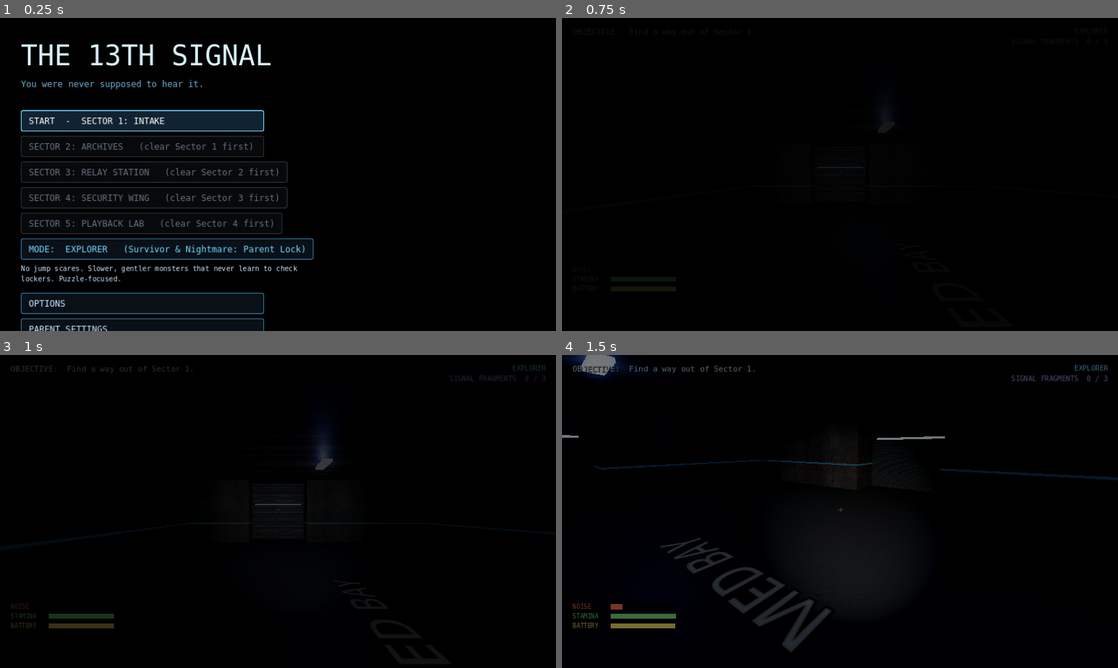
Above: before the commit, frames 1-4 (two rows, left to right).
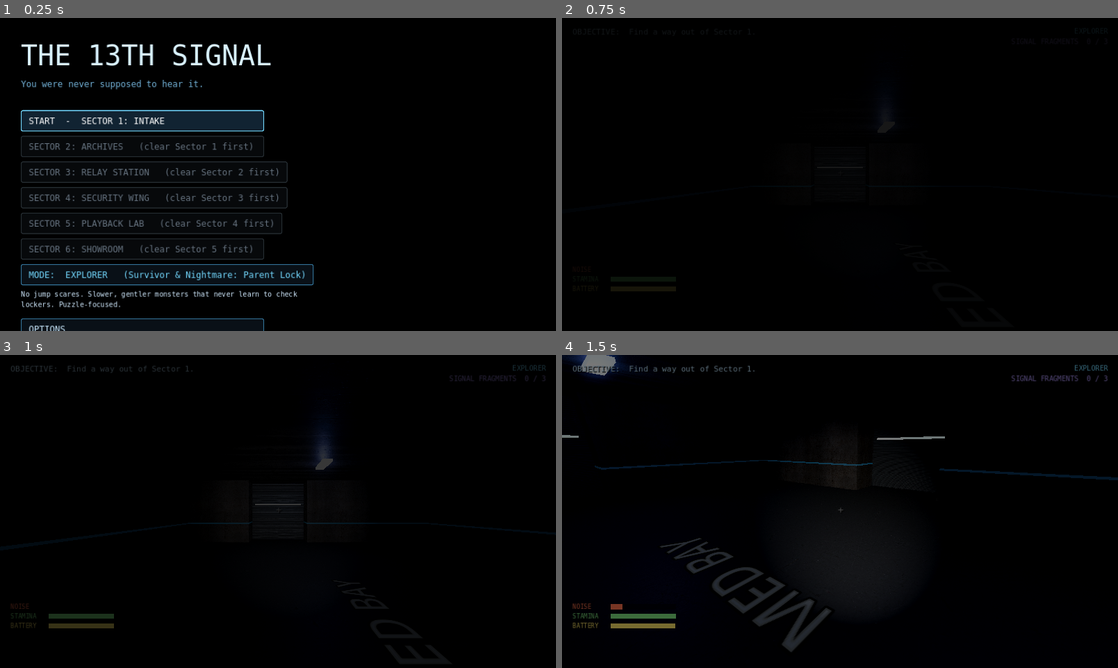
Above: after the commit, the same moments.

Repository: uberwulf-hub/13thSignal
Game: Godot game, scene res://scenes/main_menu.tscn
Two runs of this game, one before a commit and one after it. Both use one fixed random seed, a clock stepped at 60 frames per second and the inputs below.
Inputs (mouse positions are in pixels of both pictures, inside the frame that each line leads up to):
- Up to frame 1 (0.25 s): no input
- Up to frame 2 (0.75 s): click "START - SECTOR 1: INTAKE" at 0.5 s
- Up to frame 3 (1 s): no input
- Up to frame 4 (1.5 s): tap Enter at 1.25 s; move the mouse to (867, 511) at 1.27 s; hold W (move_forward) from 1.28 s (still down); hold E (interact) from 1.28 s (still down); click (867, 511) at 1.42 s

The runs differ from the first frame. In frame 1, 3.7% of the frame differs, in the area x 3-57%, y 70-100%; in frame 2, nothing differs; in frame 3, nothing differs; in frame 4, nothing differs.

Commit message:
Add Sector 6: Showroom, with mannequins and a failing power board
Rooms full of identical mannequins; some are the Replacement (1/2/3 by
mode, chosen at random among the marked spots). Light freezes them: in a
lit room they can't move even unseen. The power board carries only 2 of 4
circuits (WEST, EAST, STOCKROOM, ELEVATOR); each lights its room and powers
its shutter, and a third overloads the board (all dark, loud alarm, 4 s
reset). EAST + STOCKROOM for the elevator key, then WEST + ELEVATOR out.
The main hall has emergency lighting only. No ECHO in this sector.

Base: replacement_frozen() and _on_respawn() hooks; powered-off lights stay
off through flicker and blackouts; Replacement.random_pose() for props.
Smoke test now 104 checks.

Co-Authored-By: Claude Opus 5.5 <noreply@anthropic.com>
Claude-Session: https://claude.ai/code/session_01LKnPzMuJi5iBA3LvWP4G26

Diff:
--- /dev/null
+++ b/scenes/sector_6.tscn
@@ -0,0 +1,6 @@
+[gd_scene load_steps=2 format=3]
+
+[ext_resource type="Script" path="res://scripts/sector_6.gd" id="1"]
+
+[node name="Sector6" type="Node3D"]
+script = ExtResource("1")
--- a/scripts/game.gd
+++ b/scripts/game.gd
@@ -18,6 +18,7 @@
 	["SECTOR 3: RELAY STATION", "res://scenes/sector_3.tscn"],
 	["SECTOR 4: SECURITY WING", "res://scenes/sector_4.tscn"],
 	["SECTOR 5: PLAYBACK LAB", "res://scenes/sector_5.tscn"],
+	["SECTOR 6: SHOWROOM", "res://scenes/sector_6.tscn"],
 ]
 
 ## Everything that changes between the three modes lives here.
--- a/scripts/replacement.gd
+++ b/scripts/replacement.gd
@@ -186,6 +186,9 @@
 	if player.can_see(head) or player.can_see(chest):
 		_unseen = false
 		return   # Frozen while watched.
+	if sector.replacement_frozen(global_position):
+		_unseen = false
+		return   # Frozen in the light.
 	if not _unseen:
 		# You looked away: when you look back, it won't be standing the same way.
 		_unseen = true
@@ -226,6 +229,22 @@
 		sector.on_caught("replacement")
 
 
+## Put any mannequin model (a prop or the real thing) in a random pose.
+static func random_pose(model: Node3D, gentle: bool) -> void:
+	var arms: Array = model.get_meta("arms")
+	if arms.is_empty():
+		var body: Node3D = model.get_meta("body")
+		body.rotation = Vector3(0, randf_range(-0.6, 0.6), randf_range(-0.1, 0.1))
+		return
+	var pose: Array = POSES[randi() % (2 if gentle else POSES.size())]
+	for i in 2:
+		var arm: Node3D = arms[i]
+		var r: Vector2 = pose[i]
+		arm.rotation = Vector3(r.x, 0, r.y)
+	var head: Node3D = model.get_meta("head")
+	head.rotation = pose[2]
+
+
 func _new_pose() -> void:
 	# Explorer only ever gets the gentle head tilts.
 	var choices := 2 if Game.is_explorer() else POSES.size()
--- a/scripts/sector.gd
+++ b/scripts/sector.gd
@@ -1188,6 +1188,16 @@
 	return false
 
 
+## SECTOR HOOK: true where the Replacement can't move at all (Sector 6's lit rooms).
+func replacement_frozen(_pos: Vector3) -> bool:
+	return false
+
+
+## SECTOR HOOK: put sector-specific things back after you're caught.
+func _on_respawn() -> void:
+	pass
+
+
 ## SECTOR HOOK: true where your footsteps make no sound (Sector 4's jammers).
 func noise_muffled(_pos: Vector3) -> bool:
 	return false
@@ -1352,6 +1362,7 @@
 	replacement.reset_to(replacement_home)
 	if echo:
 		echo.lose_trail(Game.mode_data()["echo_delay"])
+	_on_respawn()
 	await get_tree().create_timer(0.8).timeout
 	player.frozen = false
 	paused_world = false
@@ -1379,11 +1390,13 @@
 		_blackout_t -= delta
 		if _blackout_t <= 0.0:
 			for l in lights:
+				if l.get("off", false):
+					continue   # a light with its power switched off stays off
 				l["light"].visible = true
 				l["fixture"].visible = true
 	else:
 		for l in lights:
-			if l["flicker"]:
+			if l["flicker"] and not l.get("off", false):
 				var on := randf() > 0.04
 				l["light"].visible = on
 				l["fixture"].visible = on
--- /dev/null
+++ b/scripts/sector_6.gd
@@ -0,0 +1,366 @@
+extends "res://scripts/sector.gd"
+## SECTOR 6: SHOWROOM.
+##
+## Rooms full of identical mannequins. Most are props. Some are the
+## Replacement: 1 in Explorer (it creeps but never catches you), 2 in
+## Survivor, 3 in Nightmare. You can't tell which until one has moved.
+## LIGHT FREEZES THEM: in a lit room they can't move at all. In a dark room
+## they move whenever you look away.
+##
+## The power board in the main hall has four circuits (WEST showroom, EAST
+## showroom, STOCKROOM, ELEVATOR) and can only carry TWO at once. A circuit
+## lights its room and powers its shutter. Switch on a third and the board
+## overloads: everything goes dark and an alarm goes off.
+##
+## The escape route:
+##   1. EAST + STOCKROOM: through the east showroom into the stockroom for the
+##      elevator key.
+##   2. Back at the board: WEST + ELEVATOR, through the west showroom to the
+##      elevator. Every time you switch, the room you leave goes dark and its
+##      mannequins wake up. The main hall only has emergency lighting.
+
+## Map legend (on top of the base's):
+##  Z  power board     e/s/w  shutters on the EAST / STOCKROOM / WEST circuit
+##  q  mannequin (always a prop)   m  mannequin (may be the Replacement)
+##  u  elevator key
+const MAP_6 := [
+	"###############################",
+	"#....#########.q....q...f#....#",
+	"#.P..#########...q.....q.#....#",
+	"#....#########.....m.q...s..u.#",
+	"#i...#########..q.....q..#....#",
+	"#....#########....q......#...f#",
+	"##D################e###########",
+	"#....L....Z...................#",
+	"#....................M........#",
+	"#.............i............L..#",
+	"#######w################D######",
+	"#f....q......m..####..........#",
+	"#.q......q....q.#..#.........L#",
+	"#..........q....XE.#.....i....#",
+	"#....q..m.......#..#..........#",
+	"#..q........q...####L.........#",
+	"###############################",
+]
+
+const ROOMS_6 := [
+	["ARRIVAL", Rect2i(1, 1, 4, 5)],
+	["EAST SHOWROOM", Rect2i(14, 1, 11, 5)],
+	["STOCKROOM", Rect2i(26, 1, 4, 5)],
+	["MAIN HALL", Rect2i(1, 7, 29, 3)],
+	["WEST SHOWROOM", Rect2i(1, 11, 15, 5)],
+	["ELEVATOR", Rect2i(17, 12, 2, 3)],
+	["SERVICE ROOM", Rect2i(20, 11, 10, 5)],
+]
+
+const CIRCUITS := ["WEST", "EAST", "STOCKROOM", "ELEVATOR"]
+const CAPACITY := 2
+## Which room each circuit lights, and which shutter it powers.
+const CIRCUIT_ROOM := {"WEST": "WEST SHOWROOM", "EAST": "EAST SHOWROOM", "STOCKROOM": "STOCKROOM", "ELEVATOR": "ELEVATOR"}
+const SHUTTER_CIRCUIT := {"w": "WEST", "e": "EAST", "s": "STOCKROOM"}
+
+const FRAGMENT_TEXT_6 := [
+	"\"We made forty mannequins for the showroom. This morning I counted forty-one.\"",
+	"\"It doesn't move in the light. So we left the lights on. Then the power started failing.\"",
+	"\"If one of them is facing you, and you don't remember it facing you, leave.\"",
+]
+
+const Replacement2 := preload("res://scripts/replacement.gd")
+
+var power: Dictionary = {"WEST": false, "EAST": false, "STOCKROOM": false, "ELEVATOR": false}
+var switch_lamps: Dictionary = {}     # circuit -> material
+var zone_doors: Dictionary = {}       # door -> circuit
+var mannequins: Array = []            # active Replacements
+var _r_spots: Array[Vector2i] = []
+var has_key := false
+var _blackout_board := 0.0
+
+
+func _configure() -> void:
+	sector_id = 6
+	sector_title = "SECTOR 6  -  SHOWROOM"
+	next_scene = "res://scenes/sector_7.tscn"
+	map = MAP_6
+	rooms = ROOMS_6
+	fragment_text = FRAGMENT_TEXT_6
+	no_wander_rooms = ["ELEVATOR", ""]
+	echo_enabled = false
+
+
+func _setup_puzzles() -> void:
+	pass
+
+
+func _solid_chars() -> Array:
+	return ["#", "V", "K", "X", "e", "s", "w", "Z"]
+
+
+# ================================================================= objects
+
+func _custom_cell(k: String, cell: Vector2i) -> void:
+	var p := cell_to_world(cell)
+	match k:
+		"q":
+			var m := Replacement2.build_model()
+			add_child(m)
+			m.position = p + Vector3(randf_range(-0.5, 0.5), 0, randf_range(-0.5, 0.5))
+			m.rotation.y = randf() * TAU
+			Replacement2.random_pose(m, false)
+		"m":
+			_r_spots.append(cell)
+		"e", "s", "w":
+			var d := Door.new()
+			d.position = p
+			add_child(d)
+			d.setup(self, cell, ch(cell + Vector2i(-1, 0)) == "#" and ch(cell + Vector2i(1, 0)) == "#", "gate")
+			doors[cell] = d
+			zone_doors[d] = SHUTTER_CIRCUIT[k]
+		"Z":
+			_spawn_board(cell)
+		"u":
+			_spawn_key(cell)
+
+
+func _spawn_board(cell: Vector2i) -> void:
+	var wp := wall_point(cell, 1.5)
+	var p: Vector3 = wp[0]
+	var n: Vector3 = wp[1]
+	var right := (-n).cross(Vector3.UP)
+	var panel := _box(Vector3(2.6, 1.4, 0.12), p + n * 0.06, _mat(Color(0.22, 0.24, 0.22), 0.6, 0.5))
+	panel.rotation.y = atan2(n.x, n.z)
+	_label("POWER BOARD  -  MAX %d CIRCUITS" % CAPACITY, p + n * 0.14 + Vector3(0, 0.55, 0), n, 30, Color(1.0, 0.8, 0.3), 0.004)
+	for i in CIRCUITS.size():
+		var circuit: String = CIRCUITS[i]
+		var sp := p + n * 0.14 + right * ((i - 1.5) * 0.6)
+		_label(circuit, sp + Vector3(0, -0.42, 0), n, 22, Color(0.85, 0.9, 1.0), 0.004)
+		var lamp_mat := _glow(Color(0.25, 0.05, 0.05), 1.0)
+		_box(Vector3(0.12, 0.12, 0.04), sp + Vector3(0, 0.25, 0), lamp_mat)
+		switch_lamps[circuit] = lamp_mat
+		var it := Interactable.new()
+		it.position = sp
+		add_child(it)
+		_box(Vector3(0.14, 0.32, 0.1), Vector3.ZERO, _mat(Color(0.6, 0.6, 0.62), 0.4, 0.8), it)
+		_shape_for(it, Vector3(0.45, 0.6, 0.3))
+		it.prompt_text = "Switch the %s circuit" % circuit
+		it.on_use = func(): flip(circuit)
+
+
+func _spawn_key(cell: Vector2i) -> void:
+	var p := cell_to_world(cell)
+	_table(p)
+	var it := Interactable.new()
+	it.position = p + Vector3(0, 0.86, 0)
+	add_child(it)
+	_box(Vector3(0.22, 0.01, 0.14), Vector3.ZERO, _glow(Color(1.0, 0.85, 0.2), 2.0), it)
+	_shape_for(it, Vector3(0.5, 0.3, 0.5))
+	it.prompt_text = "Take the elevator key"
+	it.on_use = func():
+		has_key = true
+		Sound.play("pickup", -4.0)
+		hud.toast("Got the ELEVATOR KEY.")
+		hud.set_objective("Get to the elevator: through the WEST showroom. It needs the ELEVATOR circuit.")
+		hud.say("ai", "The elevator is past the west showroom. You'll need its circuit, and the west lights.")
+		hud.say("unknown", "...you left the east lights on. or did you.")
+		it.queue_free()
+
+
+func _spawn_actors() -> void:
+	super._spawn_actors()
+	# Some of the mannequins are the Replacement. Which ones is random.
+	var count: int = [1, 2, 3][Game.mode]
+	_r_spots.shuffle()
+	for i in _r_spots.size():
+		var cell: Vector2i = _r_spots[i]
+		if i < count:
+			var r := Replacement2.new()
+			add_child(r)
+			r.global_position = cell_to_world(cell)
+			r.setup(self)
+			r.set_meta("home", cell_to_world(cell))
+			r.rotation.y = randf() * TAU
+			r.active = true
+			mannequins.append(r)
+		else:
+			var m := Replacement2.build_model()
+			add_child(m)
+			m.position = cell_to_world(cell)
+			m.rotation.y = randf() * TAU
+			Replacement2.random_pose(m, false)
+
+
+func _on_respawn() -> void:
+	for r in mannequins:
+		r.reset_to(r.get_meta("home"))
+
+
+# ================================================================== power
+
+func flip(circuit: String) -> void:
+	if _blackout_board > 0.0:
+		hud.toast("The board is still resetting...", 2.0)
+		return
+	if power[circuit]:
+		power[circuit] = false
+		Sound.play_at("breaker", player.global_position, -2.0, 0.8)
+	else:
+		var on := 0
+		for c in power:
+			if power[c]:
+				on += 1
+		if on >= CAPACITY:
+			_overload()
+			return
+		power[circuit] = true
+		Sound.play_at("breaker", player.global_position, -2.0, 1.2)
+		Sound.play("power_on", -10.0, 1.6)
+	_apply_power()
+
+
+func _overload() -> void:
+	for c in power:
+		power[c] = false
+	_blackout_board = 4.0
+	Sound.play("alarm", 2.0)
+	emit_noise(player.global_position, 30.0, false)
+	hud.toast("OVERLOAD! Too many circuits. Everything just went dark - and that alarm was loud.", 4.5)
+	hud.say("echo", "Turn them all on. Quickly.")
+	_apply_power()
+
+
+func _apply_power() -> void:
+	for c in switch_lamps:
+		var lamp: StandardMaterial3D = switch_lamps[c]
+		lamp.albedo_color = Color(0.2, 1.0, 0.4) if power[c] else Color(0.25, 0.05, 0.05)
+		lamp.emission = lamp.albedo_color
+		lamp.emission_energy_multiplier = 3.0 if power[c] else 1.0
+	for l in lights:
+		var room: String = l["room"]
+		var light: OmniLight3D = l["light"]
+		var fx: MeshInstance3D = l["fixture"]
+		var circuit := _circuit_of(room)
+		if circuit == "":
+			if room == "MAIN HALL":
+				# Emergency lighting only: dim red.
+				light.light_color = Color(1.0, 0.25, 0.2)
+				light.light_energy = 0.35 * float(l["mult"])
+				fx.material_override = _glow(Color(1.0, 0.2, 0.15), 1.0)
+			continue
+		var lit: bool = power[circuit] and _blackout_board <= 0.0
+		l["off"] = not lit
+		light.visible = lit
+		light.light_color = Color(1.0, 0.95, 0.85)
+		light.light_energy = 1.2 * float(l["mult"])
+		light.omni_range = 9.0
+		fx.material_override = _glow(Color(1.0, 0.95, 0.85), 2.5) if lit else _glow(Color(0.1, 0.1, 0.1), 0.2)
+	if power["ELEVATOR"] and has_key and exit_door and not exit_door.unlocked:
+		exit_door.unlocked = true
+		exit_door.stay_open = true
+		exit_open = true
+		unlock_cell(exit_door.cell)
+		exit_door.open(true)
+		hud.set_objective("Get in the elevator!")
+
+
+func _circuit_of(room: String) -> String:
+	for c in CIRCUIT_ROOM:
+		if CIRCUIT_ROOM[c] == room:
+			return c
+	return ""
+
+
+func lit_at(pos: Vector3) -> bool:
+	var circuit := _circuit_of(room_at(world_to_cell(pos)))
+	return circuit != "" and power[circuit] and _blackout_board <= 0.0
+
+
+func replacement_frozen(pos: Vector3) -> bool:
+	return lit_at(pos)
+
+
+func _update_shutters() -> void:
+	var pcell := world_to_cell(player.global_position)
+	for d in zone_doors:
+		var want: bool = power[zone_doors[d]] and _blackout_board <= 0.0
+		if want and not d.stay_open:
+			d.unlocked = true
+			d.stay_open = true
+			unlock_cell(d.cell)
+			d.open(true)
+		elif not want and d.stay_open:
+			if pcell == d.cell:
+				continue   # never shut on you
+			d.stay_open = false
+			d.unlocked = false
+			d.close()
+			grid.set_point_solid(d.cell, true)
+
+
+func gate_prompt(door: Node) -> String:
+	var circuit: String = zone_doors.get(door, "")
+	return "Shutter: needs the %s circuit (power board, main hall)" % circuit
+
+
+func gate_interact(door: Node) -> void:
+	Sound.play_at("locked", door.global_position, -2.0)
+	hud.toast("No power. Switch on its circuit at the power board in the main hall.")
+
+
+func exit_prompt(door: Node) -> String:
+	if door.unlocked:
+		return ""
+	if not has_key:
+		return "Elevator: locked (needs the key from the stockroom)"
+	return "Elevator: needs the ELEVATOR circuit"
+
+
+func exit_interact(door: Node) -> void:
+	Sound.play_at("locked", door.global_position, -2.0)
+	hud.toast("The elevator needs its key AND its circuit switched on." if not has_key else "Switch on the ELEVATOR circuit at the power board.")
+
+
+func _check_clues() -> void:
+	pass
+
+
+# =================================================================== story
+
+func _intro() -> void:
+	_apply_power()
+	hud.set_objective("Find the power board in the main hall.")
+	hud.add_clue("The power board carries only 2 circuits at once. A third overloads it.")
+	hud.add_clue("Mannequins can't move in a lit room. In the dark, they move when you look away.")
+	await get_tree().create_timer(1.6).timeout
+	hud.say("ai", "Sector 6: the showroom. This is where they tested the Replacement.")
+	hud.say("ai", "There are dozens of mannequins down here. Most of them are only mannequins.")
+	hud.say("ai", "They cannot move in the light. The power board can carry two circuits at a time. Choose carefully.")
+	hud.say("unknown", "...which one of us moved?")
+
+
+func _process(delta: float) -> void:
+	super._process(delta)
+	if ended or player == null:
+		return
+	if _blackout_board > 0.0:
+		_blackout_board -= delta
+		if _blackout_board <= 0.0:
+			hud.toast("The board has reset. Switch your circuits back on.", 3.0)
+			_apply_power()
+	_update_shutters()
+
+
+func _entered_room(room: String) -> void:
+	match room:
+		"MAIN HALL":
+			listener.set_physics_process(true)
+			hud.set_objective("Use the power board: EAST + STOCKROOM gets you to the elevator key.")
+			hud.say("ai", "Only emergency lights in the hall. Something here hunts by sound, as always.")
+		"EAST SHOWROOM":
+			if not power["EAST"]:
+				hud.say("ai", "It's dark in here. Keep your light on them.")
+		"WEST SHOWROOM":
+			hud.say("unknown", "they're all facing the door now.")
+
+
+func _end_story() -> String:
+	return ("As the elevator doors closed, every mannequin in the showroom was facing you.\n"
+		+ "You hadn't seen a single one of them move.\n\nSector 7 is waiting below.")
--- a/tests/smoke_test.gd
+++ b/tests/smoke_test.gd
@@ -423,6 +423,55 @@
 	s.queue_free()
 	await wait(0.3)
 
+	check(Game.sector_unlocked >= 6, "clearing Sector 5 unlocks Sector 6")
+
+	# --- Sector 6: mannequins and the power board (Survivor) ---
+	Game.scary_unlocked = true
+	Game.mode = Game.Mode.SURVIVOR
+	s = load("res://scenes/sector_6.tscn").instantiate()
+	add_child(s)
+	await wait(1.0)
+	s.listener.set_physics_process(false)
+	s.listener.reset_to(s.cell_to_world(Vector2i(1, 8)))
+	check(s.mannequins.size() == 2, "Survivor has 2 real mannequins among the props")
+	for r in s.mannequins:
+		r.active = false
+	var east = s.doors[Vector2i(19, 6)]
+	check(not east.is_open, "showroom shutters start shut (no power)")
+	s.flip("EAST")
+	await wait(0.2)
+	check(east.is_open, "switching on the EAST circuit opens its shutter")
+	s.flip("STOCKROOM")
+	s.flip("WEST")
+	await wait(0.2)
+	check(not s.power["EAST"] and not s.power["STOCKROOM"] and not east.is_open, "a third circuit overloads the board and everything goes dark")
+	await wait(4.3)
+	s.flip("EAST")
+	s.flip("STOCKROOM")
+	await wait(0.2)
+	check(s.lit_at(s.cell_to_world(Vector2i(20, 2))) and not s.lit_at(s.cell_to_world(Vector2i(5, 13))), "a powered room is lit; the others are dark")
+	var m0 = s.mannequins[0]
+	m0.active = true
+	s.player.global_position = s.cell_to_world(Vector2i(21, 4))
+	s.player.look_at_yaw(0.0)
+	m0.reset_to(s.cell_to_world(Vector2i(16, 2)))
+	var m_before: Vector3 = m0.global_position
+	await wait(1.0)
+	check(m0.global_position.distance_to(m_before) < 0.01, "a mannequin can't move in a lit room, even unseen")
+	m0.active = false
+	s.has_key = true
+	s.flip("EAST")
+	s.flip("STOCKROOM")
+	s.flip("WEST")
+	s.flip("ELEVATOR")
+	await wait(0.3)
+	check(s.exit_open and s.exit_door.is_open, "WEST + ELEVATOR with the key opens the elevator")
+	s.player.global_position = s.cell_to_world(Vector2i(17, 13))
+	await wait(1.0)
+	check(s.ended, "stepping into the elevator finishes Sector 6")
+	s.queue_free()
+	await wait(0.3)
+
 	# --- A harder, less predictable Listener (Survivor) ---
 	Game.scary_unlocked = true
 	Game.mode = Game.Mode.SURVIVOR
